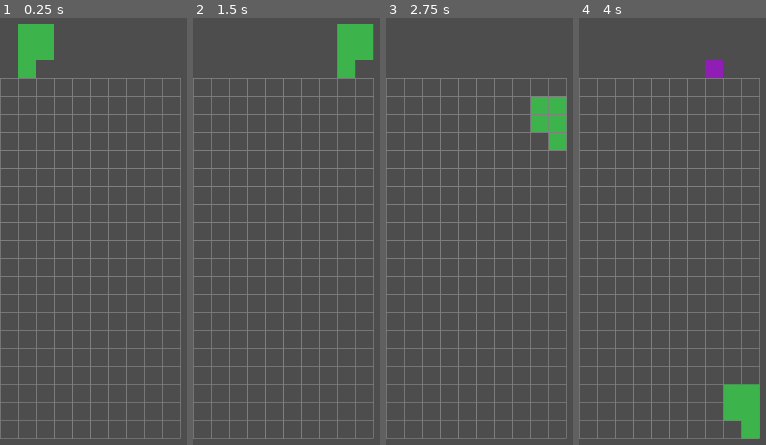
Above: before the commit, frames 1-4 (left to right).
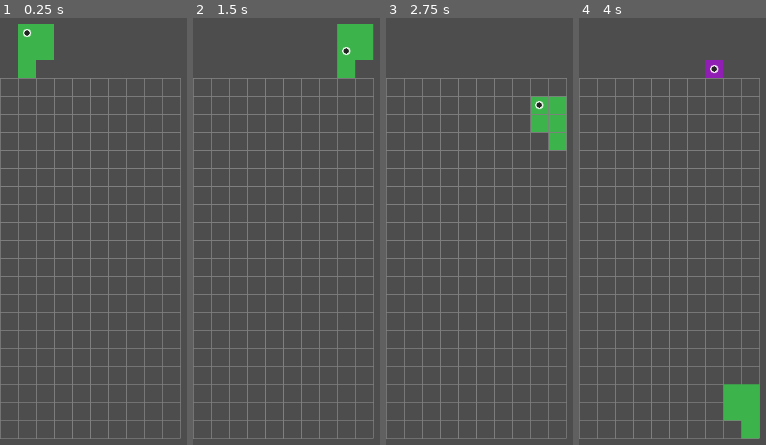
Above: after the commit, the same moments.

Repository: michaellawson96/Polyomino
Game: Godot game, scene res://scenes/Main.tscn
Same seed, same stepped clock (60 frames per second), same inputs: the game is played once before the commit and once after it.
Inputs:
- Up to frame 1 (0.25 s): no input
- Up to frame 2 (1.5 s): hold Right (ui_right) 0.53-1.28 s; hold C (flip_h) 0.53-1.28 s; tap V (origin_next, bound only after the commit) at 0.8, 1.35 s; hold Down (ui_down) from 1.28 s (still down)
- Up to frame 3 (2.75 s): tap C (flip_h) at 1.55 s; release Down (ui_down) at 2.03 s; hold Right (ui_right) from 2.03 s (still down); hold C (flip_h) from 2.03 s (still down); tap V (origin_next, bound only after the commit) at 2.3 s
- Up to frame 4 (4 s): tap Enter at 2.75 s; release C (flip_h) at 2.78 s; tap Space (hard_drop) at 2.85 s; tap C (flip_h) at 3.05 s; release Right (ui_right) at 3.53 s; hold Left (ui_left) from 3.53 s (still down); hold Z (rotate_ccw) from 3.53 s (still down); tap V (origin_next, bound only after the commit) at 3.8 s

The runs differ from the first frame. In frame 1, less than 0.1% of the frame differs, in the area x 12-17%, y 2-5%; in frame 2, less than 0.1%, in the area x 79-85%, y 6-9%; in frame 3, less than 0.1%; in frame 4, less than 0.1%.

Commit message:
PTP3 Step 5 - Origin Selection for Rotate/Flip

Diff:
--- a/project.godot
+++ b/project.godot
@@ -37,3 +37,8 @@
 "events": [Object(InputEventKey,"resource_local_to_scene":false,"resource_name":"","device":-1,"window_id":0,"alt_pressed":false,"shift_pressed":false,"ctrl_pressed":false,"meta_pressed":false,"pressed":false,"keycode":0,"physical_keycode":32,"key_label":0,"unicode":32,"echo":false,"script":null)
 ]
 }
+origin_next={
+"deadzone": 0.5,
+"events": [Object(InputEventKey,"resource_local_to_scene":false,"resource_name":"","device":-1,"window_id":0,"alt_pressed":false,"shift_pressed":false,"ctrl_pressed":false,"meta_pressed":false,"pressed":false,"keycode":0,"physical_keycode":86,"key_label":0,"unicode":118,"echo":false,"script":null)
+]
+}
--- a/scenes/Board.tscn
+++ b/scenes/Board.tscn
@@ -8,12 +8,6 @@
 board_width = 6
 board_height = 15
 cell_size = 38
-soft_drop_multiplier = null
-conveyor_step_ms = null
-spawn_top_row = null
-hold_start_delay_ms = null
-hold_repeat_interval_ms = null
-most_recent_press_wins = null
 default_spawn_id = "T5"
 
 [node name="PolyominoContainer" type="Node2D" parent="."]
--- a/scripts/Board.gd
+++ b/scripts/Board.gd
@@ -122,6 +122,10 @@
 		_rotate_active_piece_ccw_no_kick()
 	elif event.is_action_pressed("flip_h"):
 		_flip_active_piece_horizontal_no_kick()
+	elif event.is_action_pressed("origin_next"):
+		var p := _get_active_polyomino()
+		if p != null:
+			p.cycle_origin()
 
 func _update_precontrol(delta: float) -> void:
 	var piece := _get_active_polyomino()
@@ -304,7 +308,7 @@
 		return
 	var poly: Polyomino = polyomino_scene.instantiate()
 	polyomino_container.add_child(poly)
-	var blocks: Array = s["blocks"]
+	var blocks: Array[Vector2] = POLY_DATA.get_blocks(id)
 	var color: Color = s["color"]
 	var min_x := 999999
 	var max_y := -999999
@@ -314,6 +318,8 @@
 	var start_x := -min_x - 1
 	var start_y := -max_y - 1
 	poly.initialize(cell_size, Vector2(start_x, start_y), blocks, color)
+	poly.show_origin = true
+	poly._update_origin_marker()
 	_update_cell_size_for_children()
 	if use_precontrol:
 		_state = GameState.PRECONTROL_AUTOSLIDE
@@ -417,6 +423,8 @@
 func _lock_piece(piece: Polyomino) -> void:
 	for c in _piece_cells(piece):
 		_occupied[c] = true
+	piece.show_origin = false
+	piece._update_origin_marker()
 	if piece.get_parent() != inactive_container:
 		piece.get_parent().remove_child(piece)
 		inactive_container.add_child(piece)
--- /dev/null
+++ b/scripts/OriginMarker.gd
@@ -0,0 +1,10 @@
+class_name OriginMarker
+extends Node2D
+
+@export var radius: float = 6.0
+@export var outer: Color = Color(1,1,1,0.85)
+@export var inner: Color = Color(0,0,0,0.85)
+
+func _draw() -> void:
+	draw_circle(Vector2.ZERO, radius, outer)
+	draw_circle(Vector2.ZERO, radius * 0.65, inner)
--- a/scripts/Polyomino.gd
+++ b/scripts/Polyomino.gd
@@ -5,8 +5,11 @@
 
 var cell_size: int = 32
 var grid_position: Vector2 = Vector2.ZERO
-var block_offsets: Array = []
+var block_offsets: Array[Vector2] = []
 var block_color: Color = Color.WHITE
+var origin_index: int = 0
+var origin_marker: OriginMarker
+var show_origin: bool = false
 
 func initialize(
 	new_cell_size: int,
@@ -20,28 +23,76 @@
 	block_color = new_color
 	_update_position()
 	_redraw_blocks()
+	_update_origin_marker()
+
+func _draw() -> void:
+	if block_offsets.is_empty(): return
+	var o := get_origin_offset()
+	var center := (o * cell_size) + Vector2(cell_size, cell_size) * 0.5
+	var r := float(cell_size) * 0.22
+	draw_circle(center, r, Color(1,1,1,0.85))
+	draw_circle(center, r * 0.65, Color(0,0,0,0.85))
+
+func get_origin_offset() -> Vector2:
+	if block_offsets.is_empty(): return Vector2.ZERO
+	return block_offsets[clamp(origin_index, 0, block_offsets.size() - 1)]
+
+func cycle_origin() -> void:
+	if block_offsets.is_empty(): return
+	origin_index = (origin_index + 1) % block_offsets.size()
+	_update_origin_marker()
+
+func _ensure_origin_marker() -> void:
+	if origin_marker == null:
+		origin_marker = OriginMarker.new()
+		add_child(origin_marker)
+	else:
+		remove_child(origin_marker)
+		add_child(origin_marker)
+
+func _update_origin_marker() -> void:
+	if not show_origin:
+		if origin_marker != null:
+			origin_marker.queue_free()
+			origin_marker = null
+		return
+	if block_offsets.is_empty():
+		return
+	_ensure_origin_marker()
+	var o := get_origin_offset()
+	origin_marker.position = (o * cell_size) + Vector2(cell_size, cell_size) * 0.5
+	origin_marker.radius = float(cell_size) * 0.22
+	origin_marker.queue_redraw()
 
 func set_cell_size(new_size: int) -> void:
 	cell_size = new_size
 	_update_position()
 	_redraw_blocks()
+	queue_redraw()
+	_update_origin_marker()
 
-func set_shape(new_offsets: Array, new_color: Color) -> void:
+func set_shape(new_offsets: Array[Vector2], new_color: Color) -> void:
 	block_offsets = new_offsets
 	block_color = new_color
 	_redraw_blocks()
+	queue_redraw()
+	_update_origin_marker()
 
 func _update_position() -> void:
 	position = (grid_position * cell_size).floor()
 
 func _redraw_blocks() -> void:
 	for child in get_children():
-		child.queue_free()
-	for offset in block_offsets:
+		if child != origin_marker:
+			child.queue_free()
+	for off in block_offsets:
 		var block = block_scene.instantiate()
 		add_child(block)
-		block.position = offset * cell_size
+		block.position = off * cell_size
 		block.set_visual(cell_size, block_color)
+	if origin_marker != null:
+		remove_child(origin_marker)
+		add_child(origin_marker)
 
 func is_polyomino() -> bool:
 	return true
@@ -55,26 +106,34 @@
 	return cells
 
 func preview_rotate_clockwise() -> Array[Vector2]:
+	var o := get_origin_offset()
 	var out: Array[Vector2] = []
-	for i in range(block_offsets.size()):
-		var off: Vector2 = block_offsets[i]
-		out.append(Vector2(off.y, -off.x))
+	out.resize(block_offsets.size())
+	for i in block_offsets.size():
+		var rel: Vector2 = block_offsets[i] - o
+		out[i] = Vector2(rel.y, -rel.x) + o
 	return out
 
 func preview_rotate_counterclockwise() -> Array[Vector2]:
+	var o := get_origin_offset()
 	var out: Array[Vector2] = []
-	for i in range(block_offsets.size()):
-		var off: Vector2 = block_offsets[i]
-		out.append(Vector2(-off.y, off.x))
+	out.resize(block_offsets.size())
+	for i in block_offsets.size():
+		var rel: Vector2 = block_offsets[i] - o
+		out[i] = Vector2(-rel.y, rel.x) + o
 	return out
 
 func preview_flip_horizontal() -> Array[Vector2]:
+	var o := get_origin_offset()
 	var out: Array[Vector2] = []
-	for i in range(block_offsets.size()):
-		var off: Vector2 = block_offsets[i]
-		out.append(Vector2(-off.x, off.y))
+	out.resize(block_offsets.size())
+	for i in block_offsets.size():
+		var rel: Vector2 = block_offsets[i] - o
+		out[i] = Vector2(-rel.x, rel.y) + o
 	return out
 
 func apply_offsets(new_offsets: Array[Vector2]) -> void:
 	block_offsets = new_offsets
 	_redraw_blocks()
+	queue_redraw()
+	_update_origin_marker()
--- a/scripts/PolyominoData.gd
+++ b/scripts/PolyominoData.gd
@@ -50,3 +50,14 @@
 	var out := s.duplicate(true)
 	out["color"] = get_color(id)
 	return out
+
+static func get_blocks(id: String) -> Array[Vector2]:
+	var s := get_shape(id)
+	if s.is_empty():
+		return []
+	var raw: Array = s["blocks"]
+	var out: Array[Vector2] = []
+	out.resize(raw.size())
+	for i in raw.size():
+		out[i] = raw[i] as Vector2
+	return out
